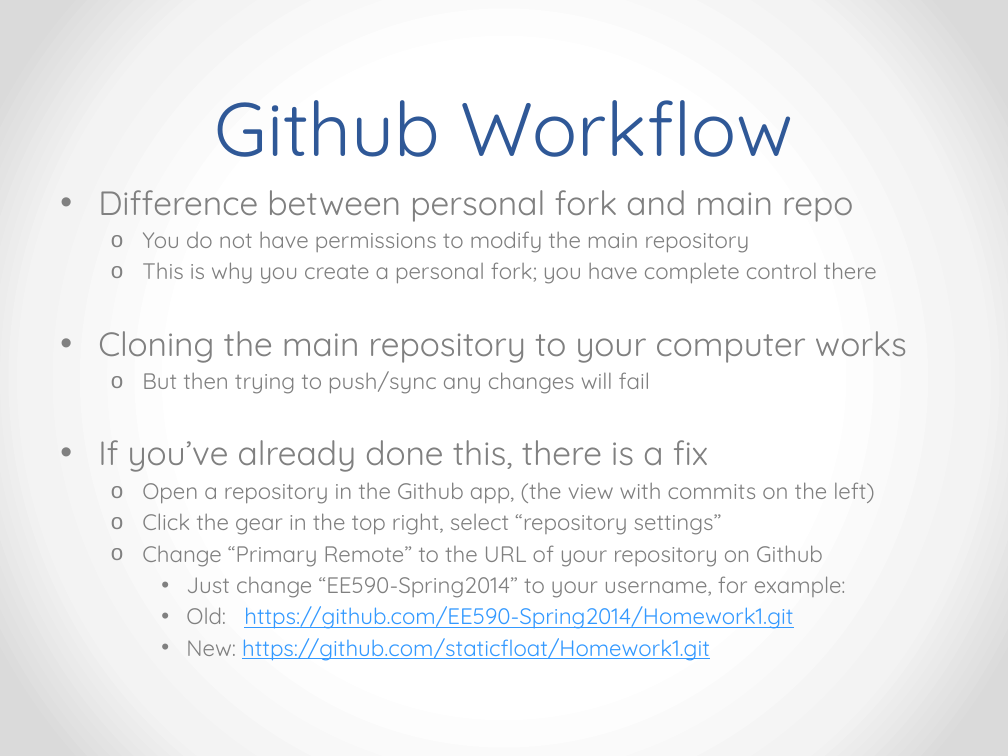
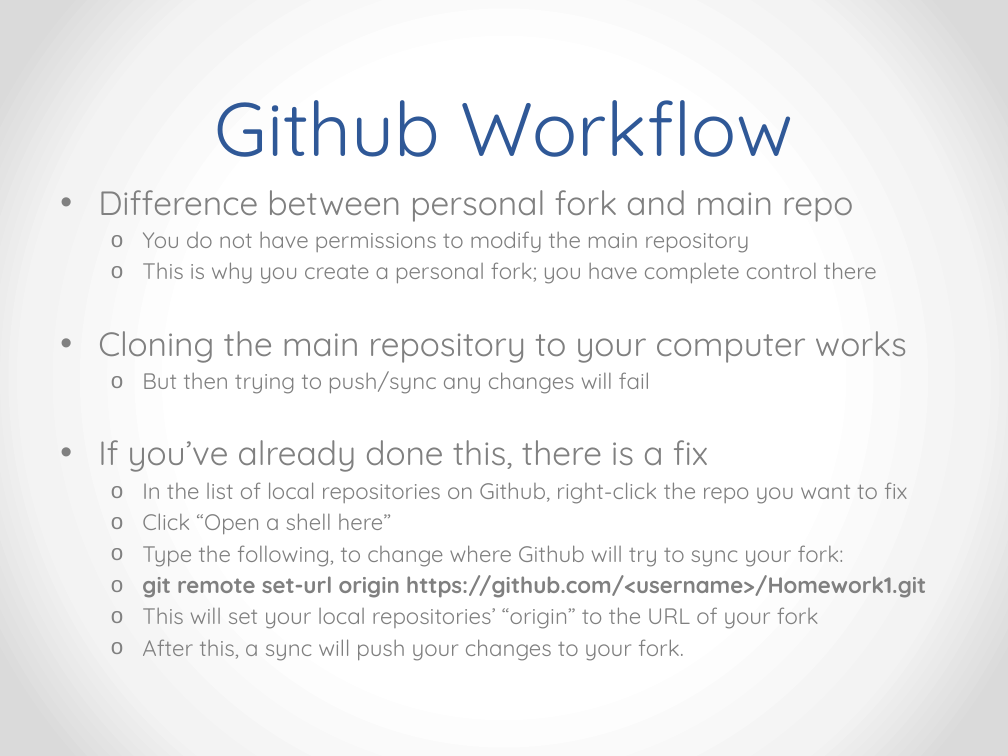
Before and after one commit to tarun-pixel/Week1, a slide deck: slide 6 of Slides/Github.pptx. Drawn at 1008x756 pixels with LibreOffice and Linux fonts; fonts in the diff are those of the drawing. Boxes give left, top, right and bottom in pixels: in the first picture for what was removed or moved away, otherwise in the second. Text is boxed around its words. In the diff, an @@ line names an element or a change of style, - is before the commit and + after.

Commit message:
Small correction to Github.pptx

```diff
--- a/Slides/Github.pptx
+++ b/Slides/Github.pptx
@@ text at <box>142,482,926,661</box>: text changed @@
-  o Open a repository in the Github app, (the view with commits on the left)
-  o Click the gear in the top right, select “repository settings”
-  o Change “Primary Remote” to the URL of your repository on Github
-    • Just change “EE590-Spring2014” to your username, for example:
-    • Old: https://github.com/EE590-Spring2014/Homework1.git
-    • New: https://github.com/staticfloat/Homework1.git
+  o In the list of local repositories on Github, right-click the repo you want to fix
+  o Click “Open a shell here”
+  o Type the following, to change where Github will try to sync your fork:
+  o git remote set-url origin https://github.com/<username>/Homework1.git
+  o This will set your local repositories’ “origin” to the URL of your fork
+  o After this, a sync will push your changes to your fork.
```
